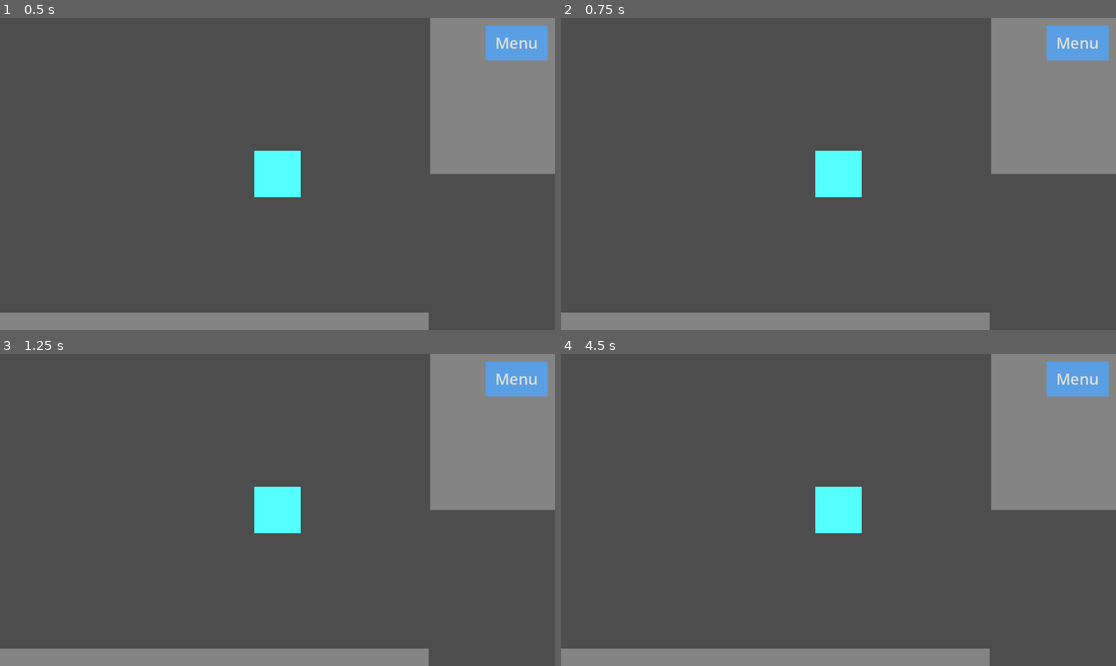
Above: before the commit, frames 1-4 (two rows, left to right).
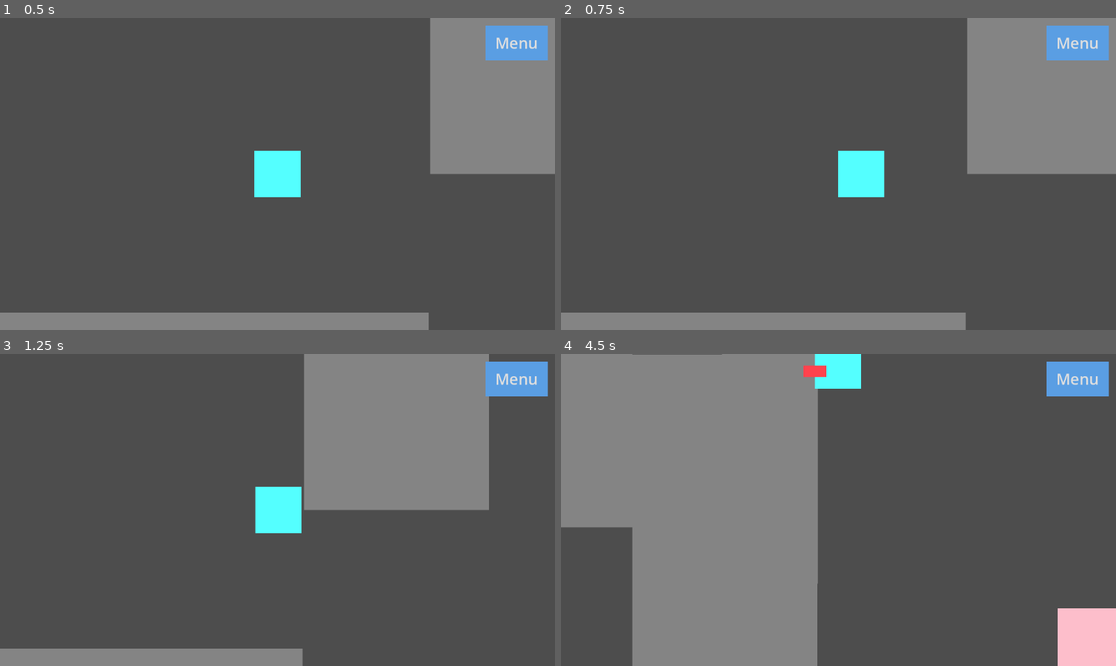
Above: after the commit, the same moments.

Repository: 127333hwy/ONYX-studio
Game: Godot game, scene res://prototype.tscn
Same seed, same stepped clock (60 frames per second), same inputs: the game is played once before the commit and once after it.
Inputs:
- Up to frame 1 (0.5 s): no input
- Up to frame 2 (0.75 s): tap Enter at 0.5 s; hold Right (move_right) from 0.53 s (still down); tap R (drop_item) at 0.6 s
- Up to frame 3 (1.25 s): keep holding Right (move_right)
- Up to frame 4 (4.5 s): release Right (move_right) at 1.28 s; hold Down (move_down) 1.28-2.03 s; tap R (drop_item) at 1.35, 2.3, 2.85, 3.6 s; tap E (interact) at 2, 2.1, 4.35 s; hold Right (move_right) 2.03-2.78 s; hold W (move_up) 2.78-3.53 s; hold Left (move_left) from 3.53 s (still down)

Frame 1 is identical in both runs. In frame 2, 3.6% of the frame differs, in the area x 45-78%, y 0-100%; in frame 3, 17%; in frame 4, 55%, in the area x 0-100%, y 0-100%.
Error before the commit: Parse Error: Expected indented block after function declaration. (res://player.gd:27)

Commit message:
Readded stove script and worked on drop item

Diff:
--- a/player.gd
+++ b/player.gd
@@ -4,7 +4,9 @@
 @export var max_speed:= 600.0
 @export var acceleration:=1500.0
 @export var deceleration := 1200.0
+@onready var pickup_point = $PickupPoint
 
+var holding_item := false
 func _physics_process(delta: float) -> void:
 	var direction :=Input.get_vector("move_left","move_right","move_up","move_down")
 	var has_input_direction := direction.length()>0.0
@@ -15,16 +17,20 @@
 		velocity = velocity.move_toward(Vector2.ZERO,deceleration*delta)
 	move_and_slide()
 
-	if holding_item:
-		var stove = get_tree().get_first_node_in_group("stove")
-		if stove:
-			stove.place_item(held_item)
-			holding_item = false
 
 	if holding_item and Input.is_action_just_pressed("drop_item"):
 		drop_held_item()
 
 func drop_held_item():
+	if pickup_point.get_child_count() == 0:
+		return
 
-var holding_item := false
-var held_item = null
+	var stove = get_tree().get_first_node_in_group("stove")
+	if stove == null:
+		return
+
+
+	var item = pickup_point.get_child(0)
+	stove.place_item(item)
+
+	holding_item = false
--- a/stove.gd
+++ b/stove.gd
@@ -2,16 +2,21 @@
 
 var ingredients : Array = []
 var cooking : bool = false
+
 @onready var cook_timer = $CookTimer
 
 func place_item(item):
 	if cooking:
 		return
 	ingredients.append(item)
-	item.reparent(self)
+	item.reparent(%PlacePoint)
 	item.position = Vector2.ZERO
 	if ingredients.size() >= 2:
 		start_cooking()
+
+
+	item.reparent($PlacePoint)
+	item.position = Vector2.ZERO
 
 func start_cooking():
 	cooking = true
--- a/stove.tscn
+++ b/stove.tscn
@@ -1,9 +1,17 @@
 [gd_scene format=3 uid="uid://cf1r0pydbne0c"]
 
+[ext_resource type="Script" uid="uid://cxfgwsvp7hgf5" path="res://stove.gd" id="1_5phpl"]
+
 [node name="Stove" type="Node2D" unique_id=334731300]
+script = ExtResource("1_5phpl")
 
 [node name="Polygon2D" type="Polygon2D" parent="." unique_id=1390848286]
 position = Vector2(-424, -288)
 scale = Vector2(1, 1.27273)
 color = Color(1, 0.638627, 0.130735, 1)
 polygon = PackedVector2Array(528, 544, 432, 544, 432, 632, 528, 632)
+
+[node name="Area2D" type="Area2D" parent="." unique_id=506151244]
+
+[node name="PlacePoint" type="Node2D" parent="Area2D" unique_id=1349351847]
+position = Vector2(56, 464)
